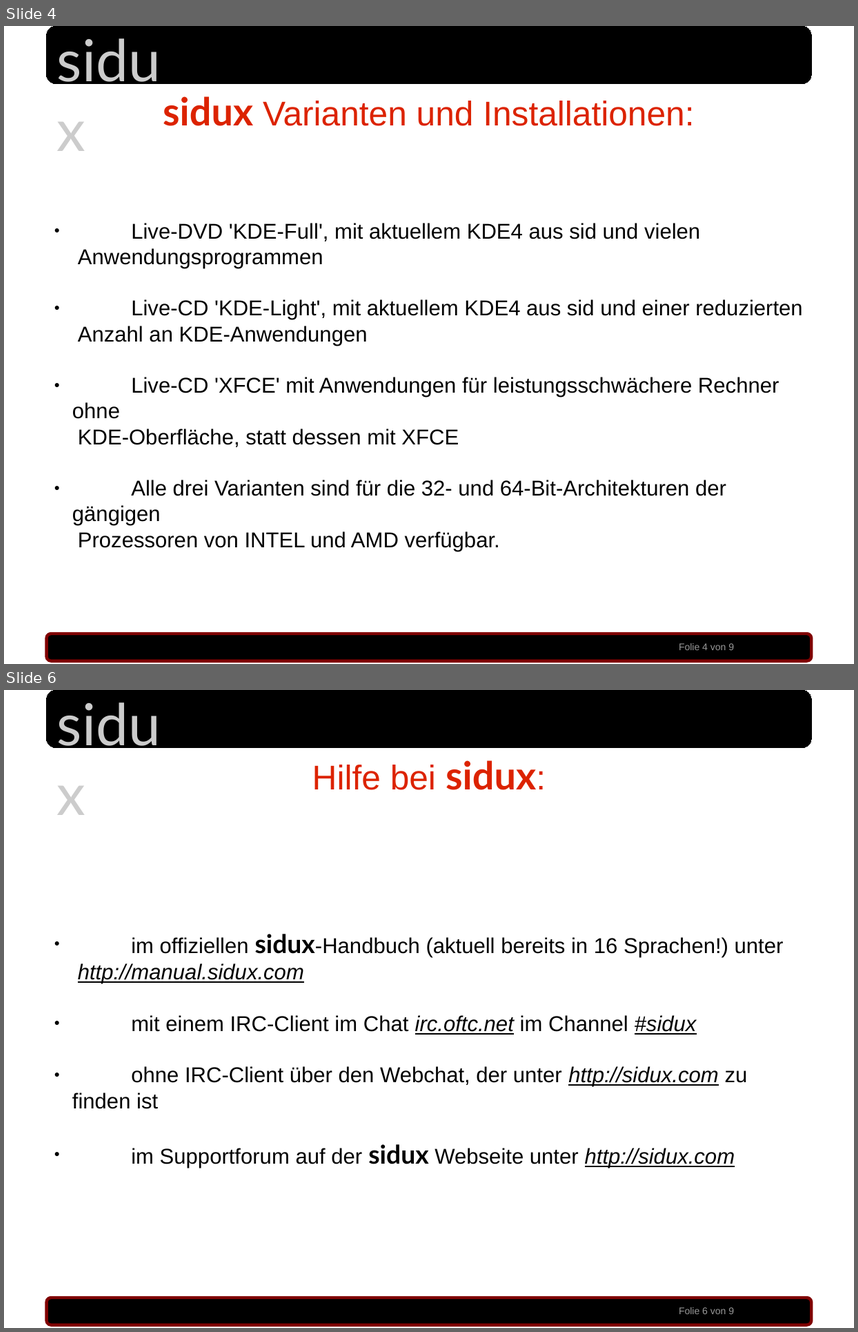
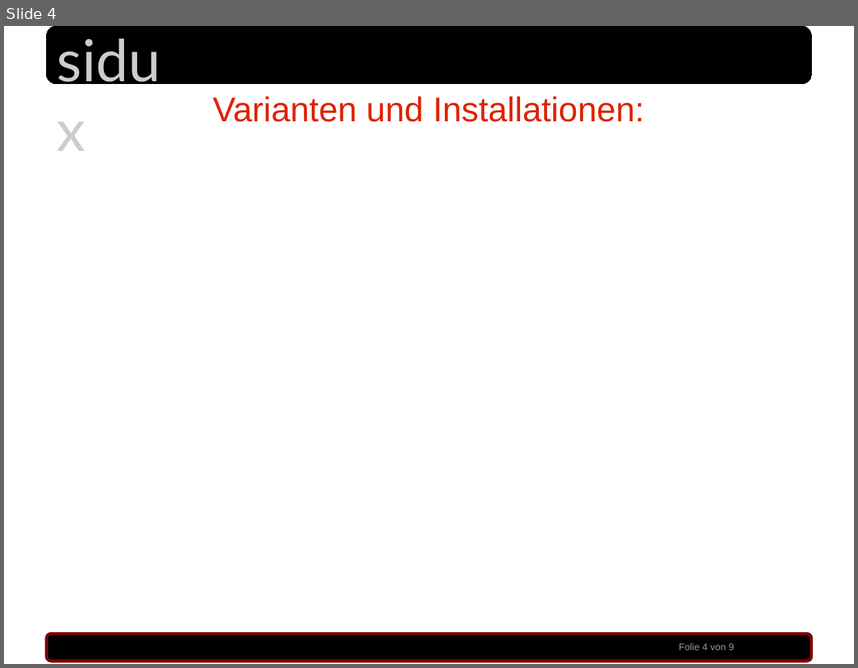
Before and after one commit to sidux-ev/praesentation, a slide deck: bin/lt2010_berlin.odp. Shown one above the other, each under a label of ours: slides 4 and 6 before the commit, slide 4 after it; the slides between them are not shown. The pictures are 858x1332 and 858x668 pixels, drawn with LibreOffice and Linux fonts; fonts in the diff are those of the drawing; background and template pictures are left out. Boxes give left, top, right and bottom in pixels: in the first picture for what was removed or moved away, otherwise in the second. Text is boxed around its words. In the diff, an @@ line names an element or a change of style, - is before the commit and + after.

```diff
--- a/bin/lt2010_berlin.odp
+++ b/bin/lt2010_berlin.odp
@@ slide 6 removed at [4,690,854,1328], background #FFFFFF; not listed: 4 template elements that a slide beside it also shows @@
@@ text removed at [312,760,536,790] @@
-Hilfe bei sidux:
@@ text removed at [72,934,784,1168] @@
-● im offiziellen sidux-Handbuch (aktuell bereits in 16 Sprachen!) unter
-  http://manual.sidux.com
-● mit einem IRC-Client im Chat irc.oftc.net im Channel #sidux
-● ohne IRC-Client über den Webchat, der unter http://sidux.com zu finden ist
-● im Supportforum auf der sidux Webseite unter http://sidux.com
@@ slide 4 changed as well @@
@@ text at [213,96,644,122]: text changed @@
-sidux Varianten und Installationen:
+Varianten und Installationen:
@@ text removed at [72,223,802,551] @@
-● Live-DVD 'KDE-Full', mit aktuellem KDE4 aus sid und vielen
-  Anwendungsprogrammen
-● Live-CD 'KDE-Light', mit aktuellem KDE4 aus sid und einer reduzierten
-  Anzahl an KDE-Anwendungen
-● Live-CD 'XFCE' mit Anwendungen für leistungsschwächere Rechner ohne
-  KDE-Oberfläche, statt dessen mit XFCE
-● Alle drei Varianten sind für die 32- und 64-Bit-Architekturen der gängigen
-  Prozessoren von INTEL und AMD verfügbar.
```
Also in this commit, not shown: 4 other slides changed, 4 slides added, 3 other slides removed.
